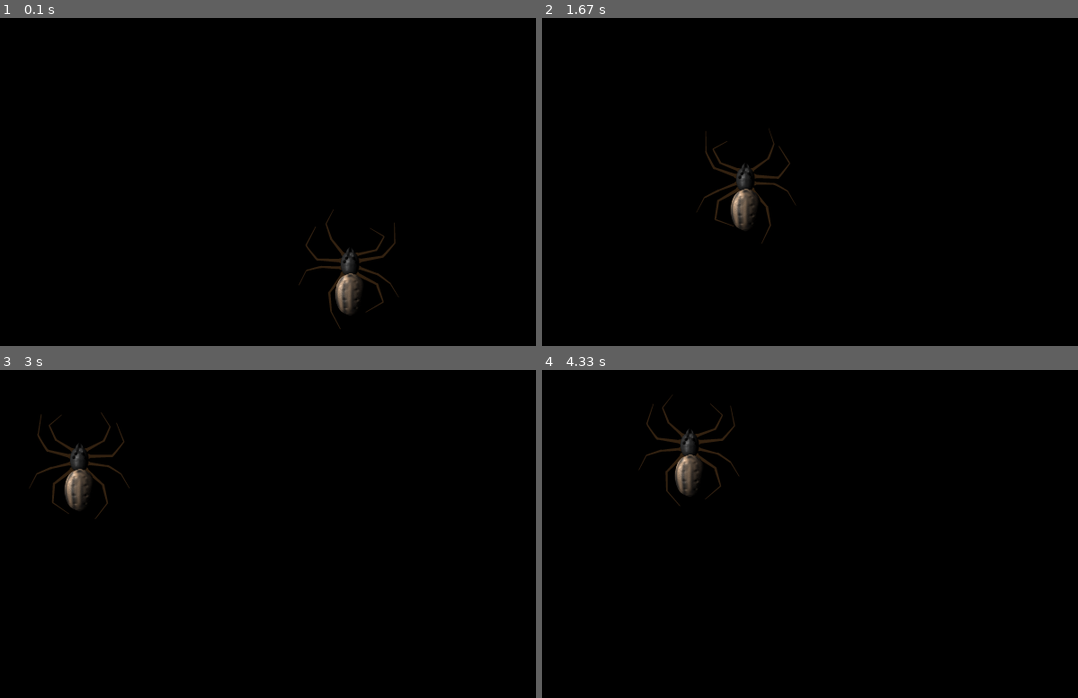
Above: before the commit, frames 1-4 (two rows, left to right).
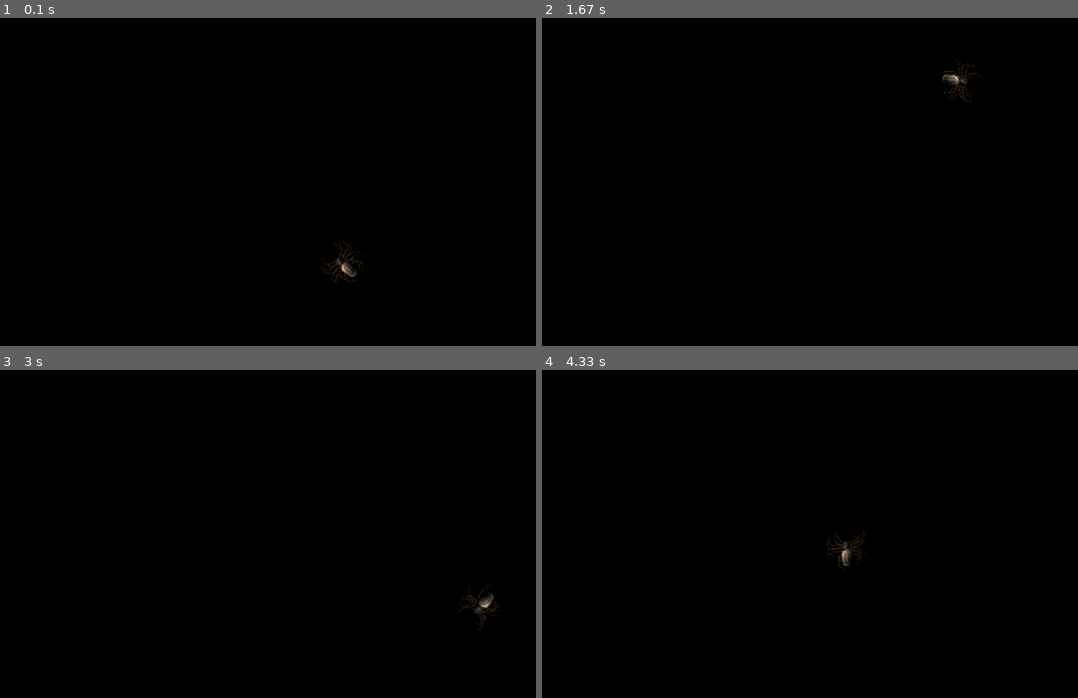
Above: after the commit, the same moments.

Repository: rcastro2/pygameAbstract
Game: pygame game, started from SpriteSheetExample.py
Two runs of this game, one before a commit and one after it. Both use one fixed random seed, a clock stepped at 60 frames per second and the inputs below.
Inputs:
- Up to frame 1 (0.1 s): no input
- Up to frame 2 (1.67 s): no input
- Up to frame 3 (3 s): no input
- Up to frame 4 (4.33 s): no input

The runs differ from the first frame. In frame 1, 1.1% of the frame differs, in the area x 55-75%, y 58-95%; in frame 2, 1.2%; in frame 3, 1.2%; in frame 4, 1.3%, in the area x 18-61%, y 7-62%.

Commit message:
Worked on rotation; Broke resizing in the process
Rethought how I drew rotated images.  Retained many of the failed
attempts as comments until I figure out how to incorporate the resizing
again

Diff:
--- a/SpriteSheetExample.py
+++ b/SpriteSheetExample.py
@@ -3,6 +3,7 @@
 game = Game(800,600,"Game",60)
 
 spider = Animation("images\\spider_crawl.png",19,game,120,148)
+spider.resizeTo(50,50)
 spider.setSpeed(4,60)
 
 game.viewMouse(False)
@@ -11,6 +12,7 @@
     game.processInput()
     game.background(black)
     spider.move(True)
-    game.update(30)
+    spider.rotateBy(2)
+    game.update(24)
 
 game.quit()
--- a/gamelib.py
+++ b/gamelib.py
@@ -186,20 +186,48 @@
         return False
 
     def draw(self):
+        #tmp = self.image
+        #w,h = self.width, self.height
+        #tmp = pygame.transform.rotate(self.image,self.angle * 180 / math.pi)
+        #w,h = tmp.get_width(),tmp.get_height()
         if self.width != self.oldwidth or self.height != self.oldheight:
             self.resizeTo(self.width,self.height)
         if self.rotate == "left" or self.rotate == "right":
             self.angle = self.angle + self.da
-            self.image = pygame.transform.scale(self.original,(self.width,self.height))
-            org_rect = self.image.get_rect()
+            self.image = self.original#pygame.transform.scale(self.original,(self.width,self.height))
+            #tmp = pygame.transform.rotate(self.image,self.angle * 180 / math.pi)
+            #w,h = tmp.get_width(),tmp.get_height()
+            self.image = pygame.transform.rotate(self.image,self.angle * 180 / math.pi)
+            #w,h = self.image.get_width(),self.image.get_height()
+            self.width,self.height = self.image.get_width(),self.image.get_height()
+            self.oldwidth,self.oldheight = self.image.get_width(),self.image.get_height()
+            #org_rect = self.image.get_rect()
+            '''
             rot_img = pygame.transform.rotate(self.image,self.angle * 180 / math.pi)
+            tmp = rot_img
+            w,h = rot_img.get_width(),rot_img.get_height()'''
+            #self.game.screen.blit(rot_img, [self.x - self.width/2,self.y - self.height/2])
+            '''self.game.screen.blit(rot_img, [self.x - rot_img.get_width()/2,self.y - rot_img.get_height()/2])
+            pygame.draw.rect(self.game.screen, (255,0,0), (self.x - self.width/2,self.y - self.height/2,self.image.get_width(),self.image.get_height()), 4)
+            pygame.draw.rect(self.game.screen, (255,255,0), (self.x - rot_img.get_width()/2,self.y - rot_img.get_height()/2,rot_img.get_width(),rot_img.get_height()), 2)
             rot_rect = org_rect.copy()
-            rot_rect.center = rot_img.get_rect().center
-            self.image = rot_img.subsurface(rot_rect).copy()
+            rot_rect.center = rot_img.get_rect().center'''
+            #tmp_img = rot_img.subsurface(rot_rect).copy()
+            #self.game.screen.blit(tmp_img, [self.x - self.width/2,self.y - self.height/2])
+            #self.image = rot_img.subsurface(rot_rect).copy()
+        if self.visible:
+           #self.game.screen.blit(self.image, [self.x - w/2,self.y - h/2])
+           self.game.screen.blit(self.image, [self.x - self.width/2,self.y - self.height/2])
+           #self.game.screen.blit(tmp, [self.x - w/2,self.y - h/2])
         self.rect = pygame.Rect(self.left,self.top,self.width,self.height)
         self.left, self.top, self.right, self.bottom  = self.x-self.width/2,self.y-self.height/2, self.x + self.width/2, self.y + self.height/2
-        if self.visible:
-            self.game.screen.blit(self.image, [self.x - self.width/2,self.y - self.height/2])
+
+        '''
+        Notes:
+        1) Instead of reassigning the rotated image back to self.image simply draw in it
+        2) Since the rotated image is not being reassigned back to self.image, in order to center it about x,y we must
+           use its width and height and not that of self.image
+        '''
 
     def move(self, bounce = False):
         if bounce:
@@ -312,7 +340,8 @@
             if not loop and self.f == 0:
                 self.visible = False
     def rotateBy(self,angle=0,direction="right"):
-        print("rotateBy(...) can not be used with an Animation")
+        Image.rotateBy(self,angle,direction)
+        #print("rotateBy(...) can not be used with an Animation")
         return
     def resizeTo(self,w,h):
         self.width, self.height = w, h
